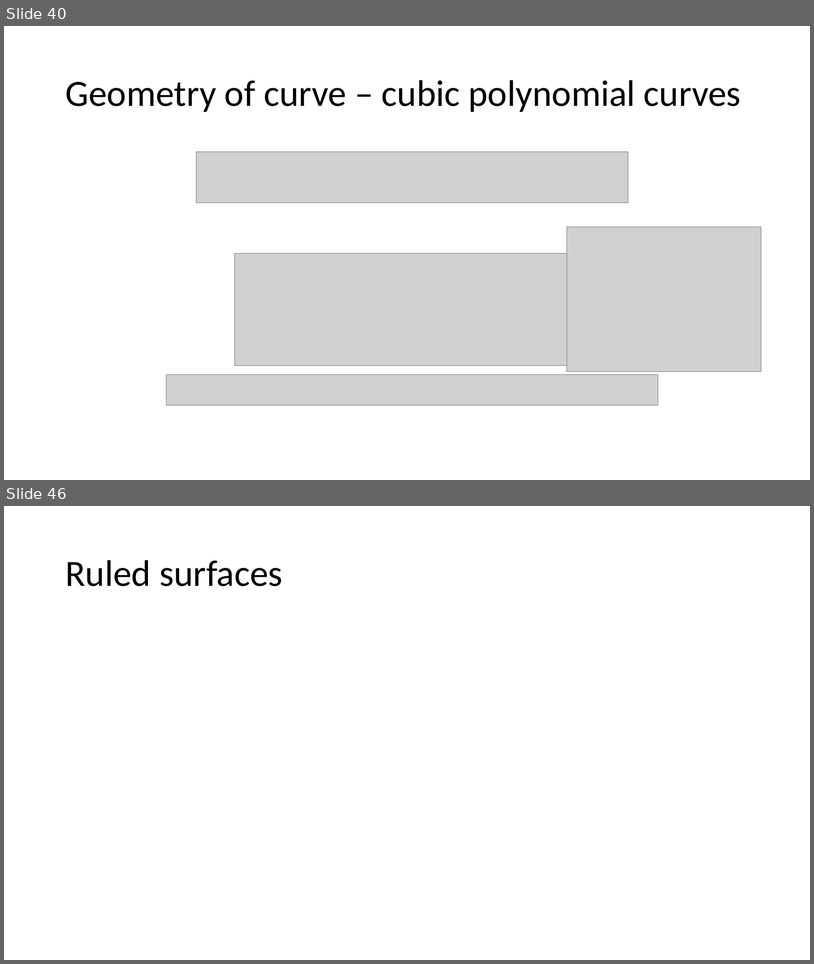
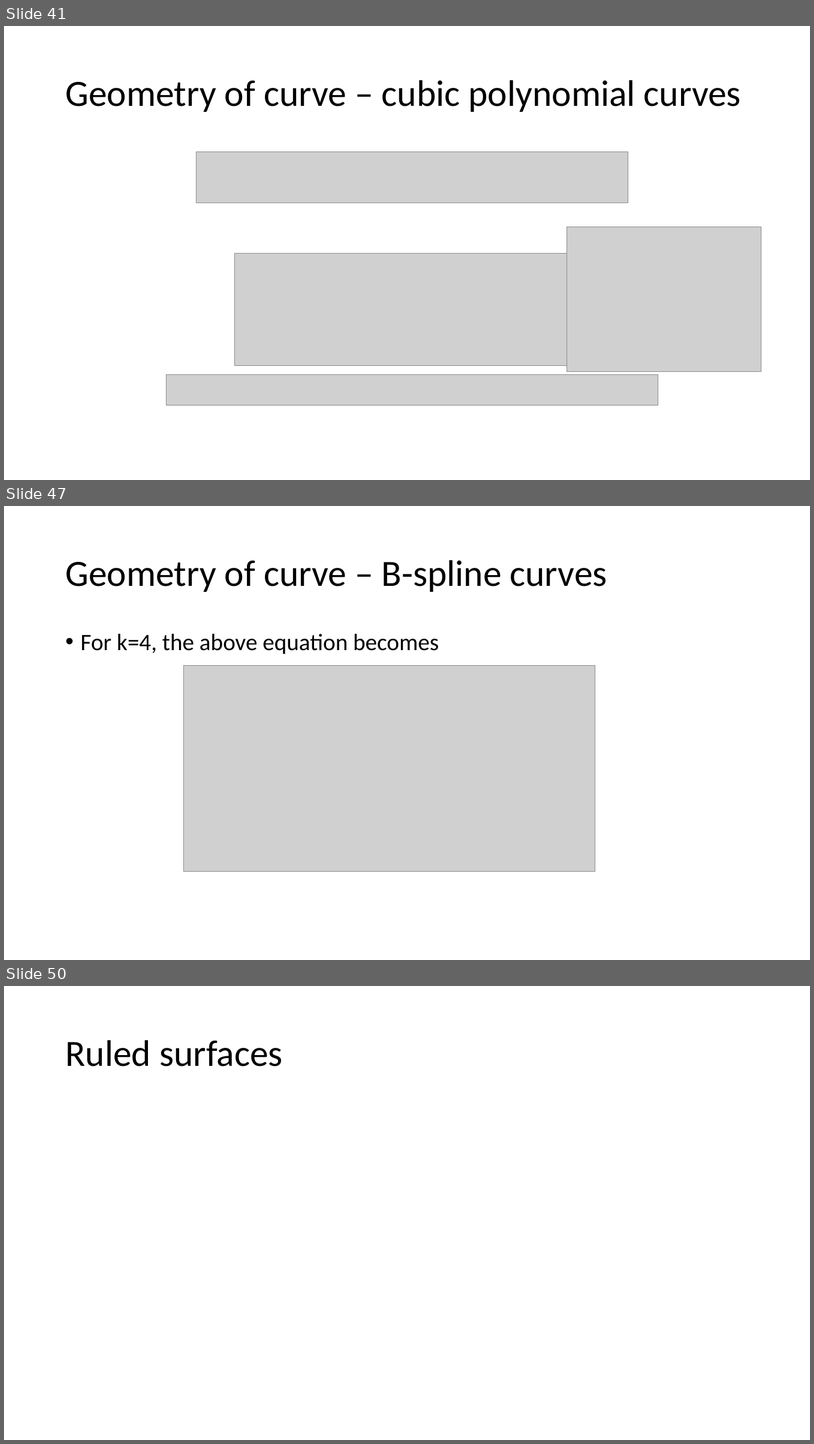
Before and after one commit to Jinny-Ching/cad_cam_course, a slide deck: CAD_CAM.pptx. Shown one above the other, each under a label of ours: slides 40 and 46 before the commit, slides 41, 47 and 50 after it; the slides between them are not shown. The pictures are 814x964 and 814x1444 pixels, drawn with LibreOffice and Linux fonts; fonts in the diff are those of the drawing; grey boxes stand for pictures. Boxes give left, top, right and bottom in pixels: in the first picture for what was removed or moved away, otherwise in the second. Text is boxed around its words. In the diff, an @@ line names an element or a change of style, - is before the commit and + after.

Commit message:
b_spline

```diff
--- a/CAD_CAM.pptx
+++ b/CAD_CAM.pptx
@@ slide 47 added at bbox=[4, 506, 810, 960], background #FFFFFF @@
@@ title added at bbox=[65, 560, 608, 592], 44 pt, text #000000 @@
+Geometry of curve – B-spline curves
@@ text added at bbox=[81, 633, 439, 654], 28 pt, text #000000 @@
+• For k=4, the above equation becomes
@@ picture added at bbox=[183, 666, 596, 871] @@
@@ what was slide 40 is now slide 41 @@
@@ what was slide 46 is now slide 50 @@
```
Also in this commit, not shown: 8 slides changed, 3 other slides added, 1 slide removed.
